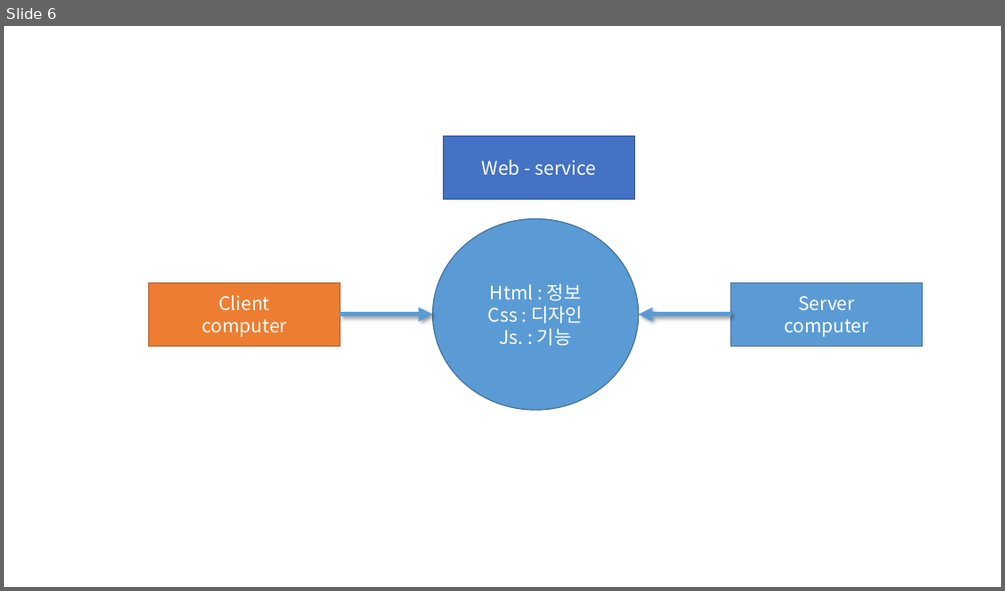
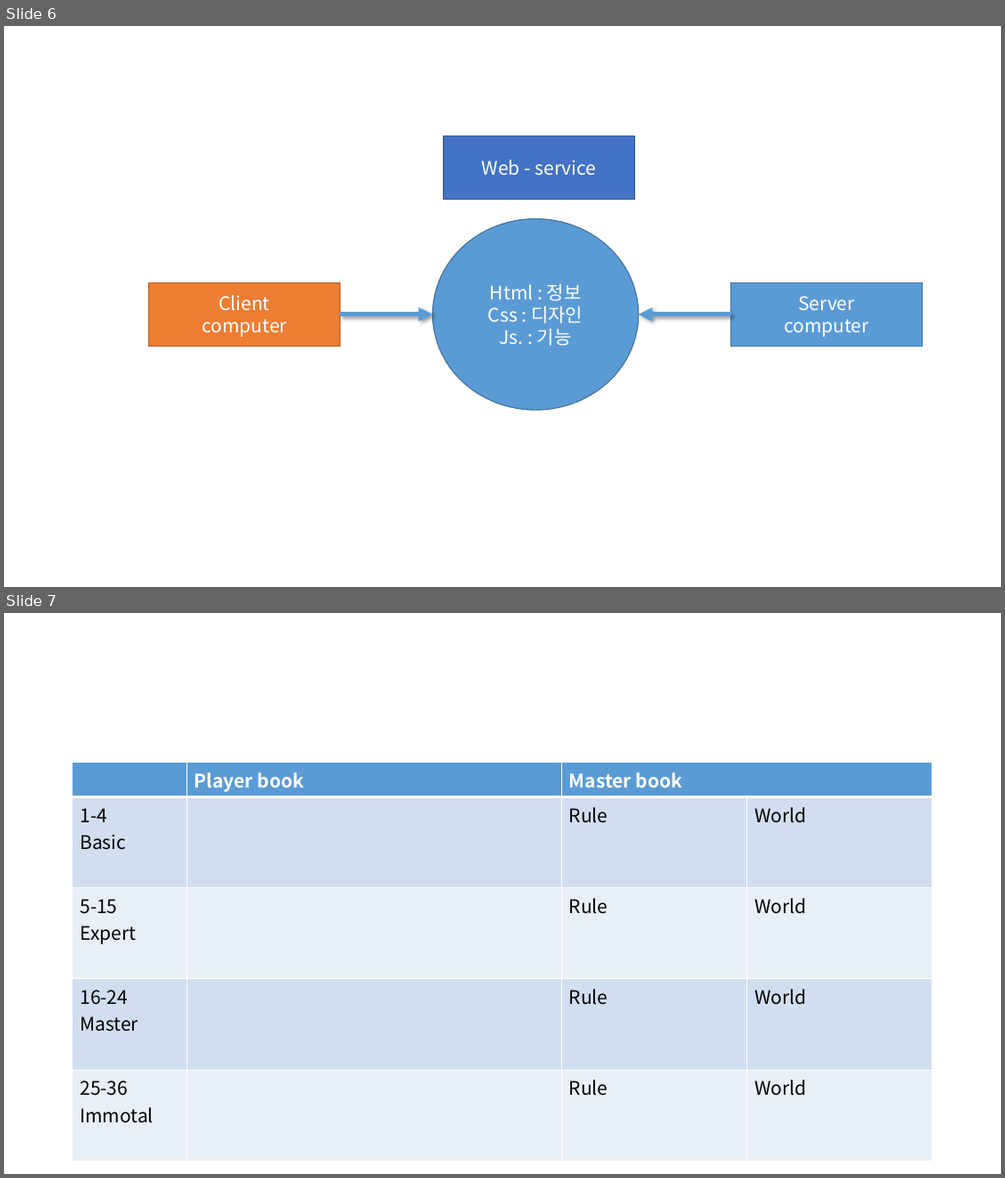
Before and after one commit to kyungho-lee/TIL, a slide deck: 99.참고자료/작업용.pptx. Shown one above the other, each under a label of ours: slide 6 before the commit, slides 6 and 7 after it. The pictures are 1005x591 and 1005x1178 pixels, drawn with LibreOffice and Linux fonts; fonts in the diff are those of the drawing. Boxes give left, top, right and bottom in pixels: in the first picture for what was removed or moved away, otherwise in the second. Text is boxed around its words. In the diff, an @@ line names an element or a change of style, - is before the commit and + after.

```diff
--- a/99.참고자료/작업용.pptx
+++ b/99.참고자료/작업용.pptx
@@ slide 7 added at (4, 613, 1001, 1174), background #FFFFFF @@
@@ table added at (73, 763, 933, 1157), 5 rows, 4 columns @@
+ | Player book | Master book | 
+1-4 / Basic |  | Rule | World
+5-15 / Expert |  | Rule | World
+16-24 / Master |  | Rule | World
+25-36 / Immotal |  | Rule | World
```
Also in this commit, not shown: 1 other slide added.
